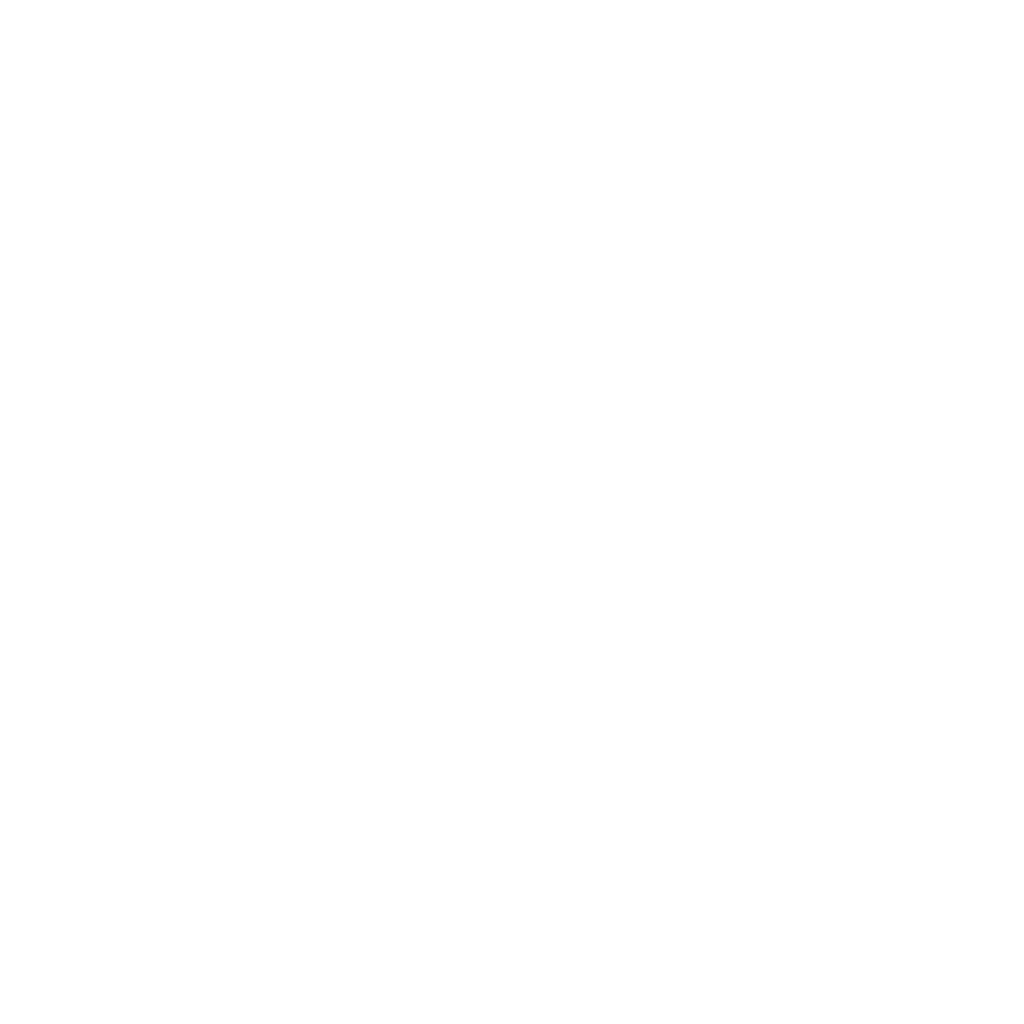
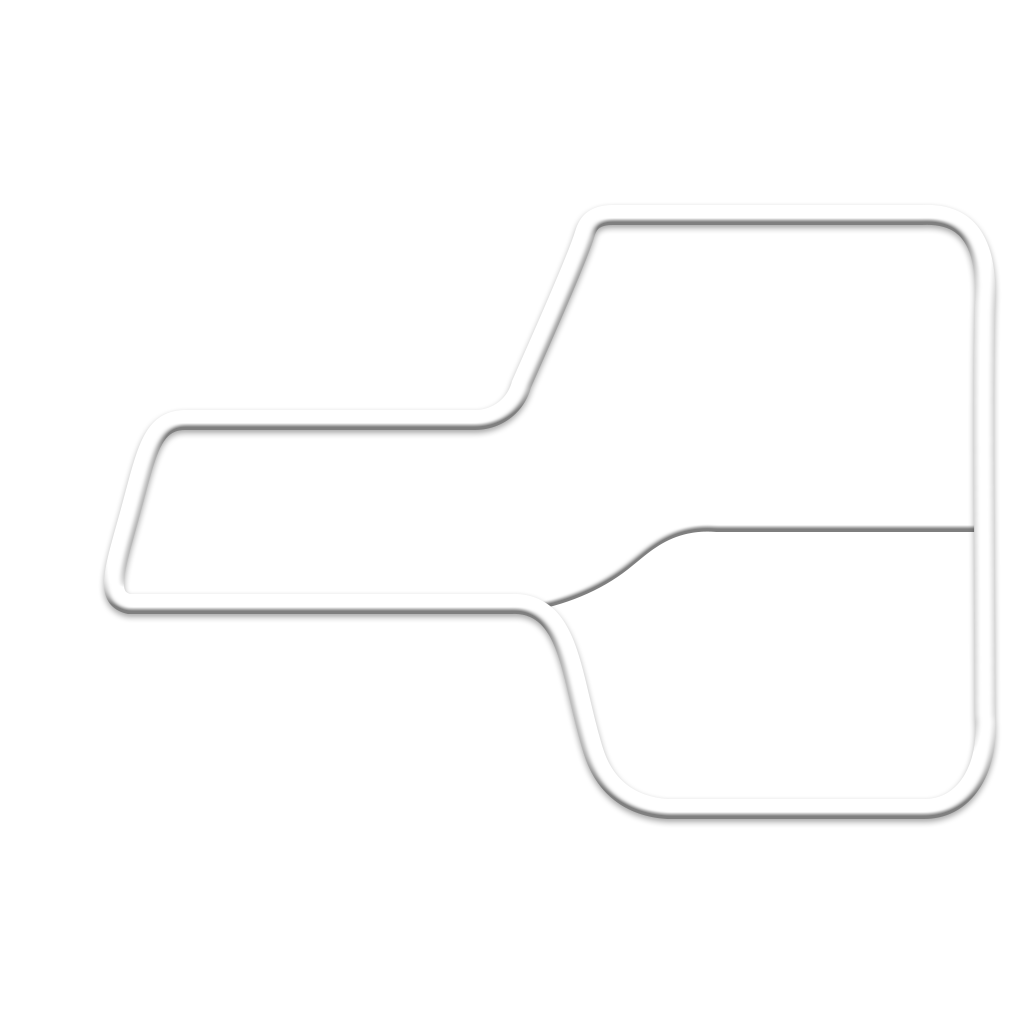
Comparing the layer stacks of the two 1024 x 1024 images. Changes:
hid "Shape 1 copy 3", painted on it over [104, 204, 996, 819]
showed group "Border" (2 layers) over [104, 204, 996, 827]
